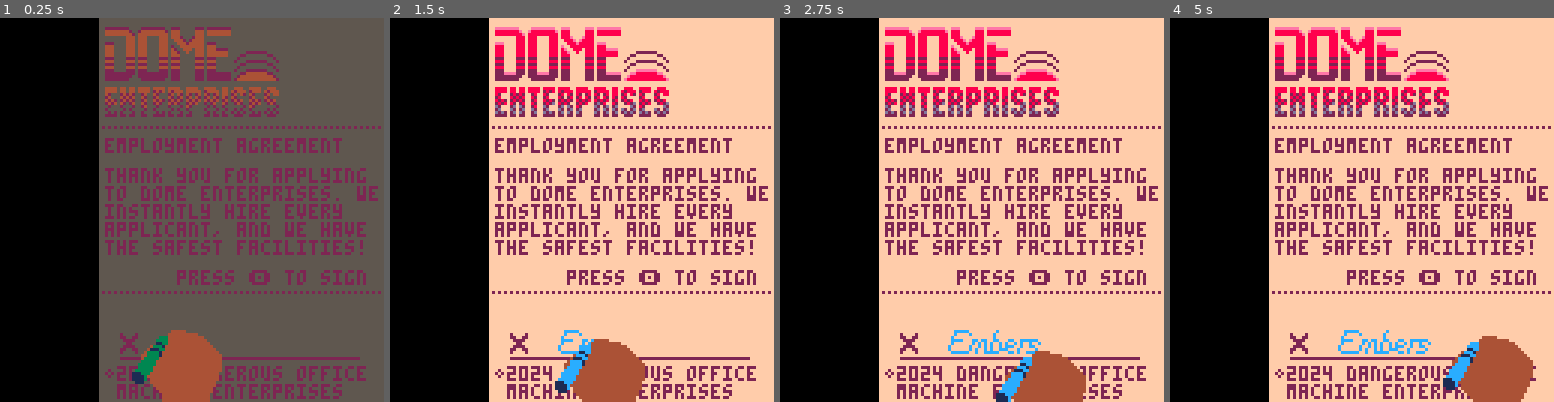
Above: before the commit, frames 1-4 (left to right).
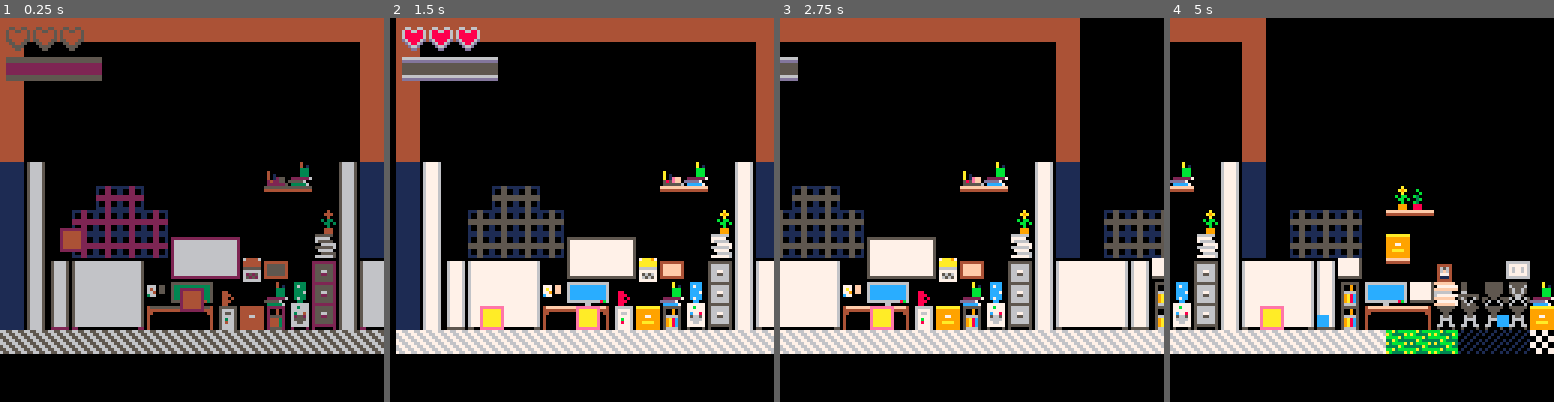
Above: after the commit, the same moments.

Repository: aritosuits/onebuttonjam2024
Game: PICO-8 cartridge cart.p8
The game is run twice, just before and just after one commit, with the same random seed, the same clock (stepped at 60 frames per second) and the same inputs.
Inputs:
- Up to frame 1 (0.25 s): no input
- Up to frame 2 (1.5 s): tap O (Z key) at 0.7 s
- Up to frame 3 (2.75 s): tap O (Z key) at 1.7, 2.1, 2.5 s
- Up to frame 4 (5 s): tap O (Z key) every 0.4 s from 2.9 to 4.9 s

The runs differ from the first frame. In frame 1, 83% of the frame differs, in the area x 0-100%, y 0-100%; in frame 2, 87%, in the area x 1-100%, y 0-100%; in frame 3, 84%; in frame 4, 86%.

Commit message:
Committing work; added rudimentary ai components, a title skip flag, changed projectile to damage, started enemy work

Diff:
--- a/assemblages.lua
+++ b/assemblages.lua
@@ -13,6 +13,7 @@
 	e:attach('physics')
 	e:attach('collider', 0, 0, 8, 8)
 	e:attach('weapon', 0)
+	e:attach('player')
 	return e
 end)
 
@@ -21,10 +22,23 @@
 --]]
 assemblage.create('player_bullet', function(x, y, speed)
 	e = entity.create('player_bullet', x, y)
-	e:attach('projectile', 1)
+	e:attach('damage', 1)
 	e:attach('sprite', 1)
 	e:attach('collider', 2, 2, 4, 4)
 	e:attach('physics', speed or 10, 0, 0)
+	e:attach('health', 1)
+	e:attach('despawn', 60)
+	return e
+end)
+
+assemblage.create('enemy_bullet', function(x, y, speed)
+	e = entity.create('enemy_bullet', x, y)
+	e:attach('damage', 1)
+	e:attach('sprite', 1)
+	e:attach('collider', 2, 2, 4, 4)
+	e:attach('physics', -1 * speed or -10, 0, 0)
+	e:attach('health', 1)
+	e:attach('despawn', 60)
 	return e
 end)
 
@@ -32,11 +46,23 @@
 --|| A helper function that adds all general
 --|| components that an enemy machine would need.
 --]]
-assemblage.create('machine', function(type, x, y)
+assemblage.create('machine', function(type, x, y, health)
 	e = entity.create('machine', x, y)
-	e:attach('health', 3) -- should be based on type
-	e:attach('sprite', 0) -- should be based on type
+	if type == 'copier' then
+		e:attach('sprite', 0)
+		e.health = 2
+		e:attach('ai_stationary')
+	elseif type == 'fax' then
+		e:attach('sprite', 0)
+		e.health = 17
+		e:attach('ai_shooting')
+	else
+		e:attach('sprite', 0)
+		e:attach('health', 3)
+		e:attach('ai_stationary')
+	end
 	e:attach('physics')
+	e:attach('collider', 0, 0, 8, 8)
 	-- ...
 	return e
 end)
--- a/cart.p8
+++ b/cart.p8
@@ -17,10 +17,14 @@
 #include systems.lua
 #include assemblages.lua
 
+skipTitle = true -- set to false to get to the title screen, remove before shipping
+
 function _init()
 	printh('') printh('game init') -- debug print
 	state.init()
-	state.switch('title')
+	if skipTitle then state.switch('game')
+	else state.switch('title')
+	end
 end
 function _update() state.update() end
 function _draw() state.draw() end
@@ -154,6 +158,9 @@
 0d2d202d0d2002d00d2d202d0d20d20000d202d02d02d2d20d2d202d2d20000000000000000444444444444444400000000000000000000000000000ccccc7c7
 02222022022002200222202202202200002202202200222002222002220000000000000000044444444444444440000000000000000000000000000066666666
 000000000000000000000000000000000000000000000000000000000000000000000000000444444444444444400000000000000000000000000000dddddddd
+__gff__
+0000000000000000000000000000000000000000000000000000000000000000000000000000000000000000000000000000000000000000000000000000000000000000000000000000000000000000000000000000000000000000000000000000000000000000000000000000000000000000000000000000000000000000
+0000000000000000000000000000000000000000000000000000000000000000000100000000000000000000000000000000000000000000000000000000000000000000000000000000000000000000000000000000000000000000000000000000000000000000000000000000000000000000000000000000000000000000
 __map__
 eaeaeaeaeaeaeaeaeaeaeaeaeaeaeaea00000000000000000000000000000000000000000000000000000000000000000000000000000000000000000000000000000000000000000000000000000000000000000000000000000000000000000000000000000000000000000000000000000000000000000000000000000000
 ea0000000000000000000000000000ea00000000000000000000000000000000000000000000000000000000000000000000000000000000000000000000000000000000000000000000000000000000000000000000000000000000000000000000000000000000000000000000000000000000000000000000000000000000
--- a/components.lua
+++ b/components.lua
@@ -2,6 +2,10 @@
 
 -- Hide the entity
 component.create('hidden')
+
+component.create('player')
+
+component.create('machine')
 
 -- Items related to the display of an entity
 component.create('sprite', function(num, w, h)
@@ -32,8 +36,8 @@
 	return { ttl = ttl or 0 } -- in frames
 end)
 
--- Stuff related to flying damaging stuff
-component.create('projectile', function(damage)
+-- Stuff related to damaging stuff
+component.create('damage', function(damage)
 	return { damage = damage or 1 }
 end)
 
@@ -56,3 +60,13 @@
 component.create('weapon', function(level)
 	return { level = level or 1 }
 end)
+
+component.create('ai_stationary')
+
+component.create('ai_vertical', function(speed, verticalDirection)
+	return {
+		speed = speed or 1,
+		verticalDirection = verticalDirection or 1
+	}
+end)
+component.create('ai_shooting')
--- a/state.game.lua
+++ b/state.game.lua
@@ -5,6 +5,7 @@
 
 function game.enter()
 	hero = assemblage.player(20, 70)
+	enemy = assemblage.machine('', 60, 90)
 end
 
 function game.update(dt)
--- a/systems.lua
+++ b/systems.lua
@@ -12,7 +12,11 @@
 	function(e, dt)
 		if e.controller.press then
 			e.controller.press = false
-			assemblage.player_bullet(e.x + 2, e.y + 1, 6)
+			if e:has("player") then
+				assemblage.player_bullet(e.x + 2, e.y + 1, 6)
+			else
+				assemblage.enemy_bullet(e.x + 2, e.y + 1, 6)
+			end
 		elseif e.controller.release then
 			e.controller.release = false
 		elseif e.controller.hold then
@@ -64,15 +68,16 @@
 function overlap(e, o)
 	return e.x + e.collider.ox < o.x + o.collider.ox + o.collider.w and o.x + o.collider.ox < e.x + e.collider.ox + e.collider.w and e.y + e.collider.oy < o.y + o.collider.oy + o.collider.h and o.y + o.collider.oy < e.y + e.collider.oy + e.collider.h
 end
-system.create('bullet', {'projectile', 'collider'},
+system.create('bullet', {'damage', 'collider'},
 	function(e, dt)
 		world.each({'collider', 'health'}, function(o)
 			if e == o then return end
 			if overlap(e, o) then
-				o.health -= e.projectile.damage
+				o.health -= e.damage.damage
+				printh("dealt damage: " ..tostr(o.health))
 				if o.health <= 0 then
 					o.health = 0
-					o:attach('destroy', 5)
+					o:attach('despawn', 1)
 				end
 				del(world.entities, e) -- remove bullet
 			end
Empty file added: systems.enemies.lua
